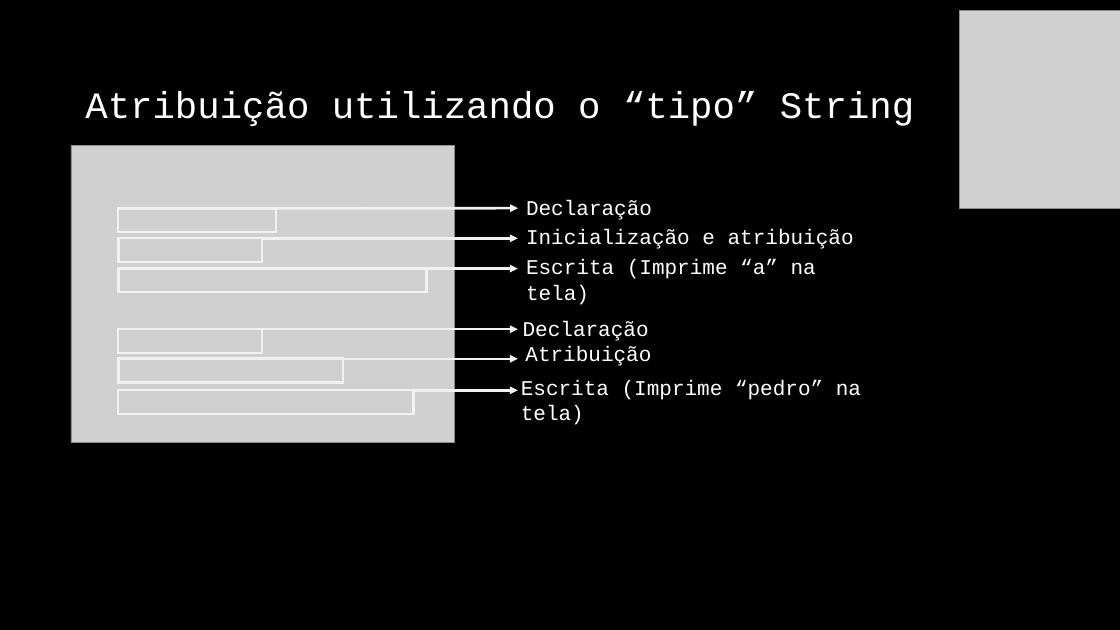
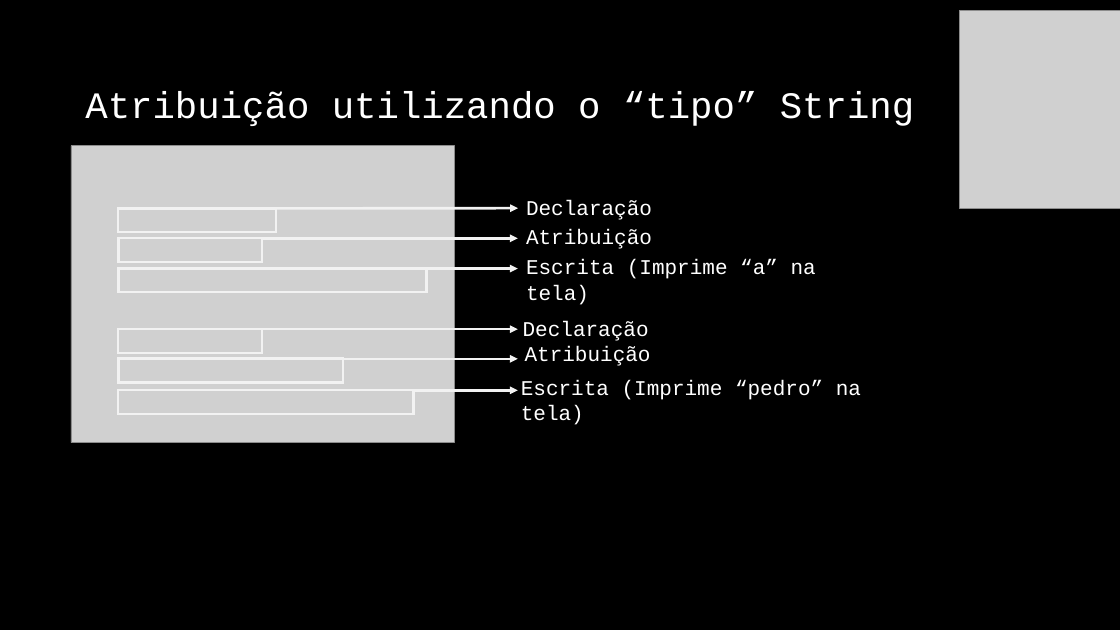
Before and after one commit to jrdutra/algoritmos, a slide deck: slide 9 of material_de_apoio/resumo_pratico.pptx. Drawn at 1120x630 pixels with LibreOffice and Linux fonts; fonts in the diff are those of the drawing; grey boxes stand for pictures. Boxes give left, top, right and bottom in pixels: in the first picture for what was removed or moved away, otherwise in the second. Text is boxed around its words. In the diff, an @@ line names an element or a change of style, - is before the commit and + after.

```diff
--- a/material_de_apoio/resumo_pratico.pptx
+++ b/material_de_apoio/resumo_pratico.pptx
@@ text at (526, 229, 652, 249): text changed @@
-Inicialização e atribuição
+Atribuição
```
Also in this commit, not shown: 2 other slides changed, 3 slides added.
